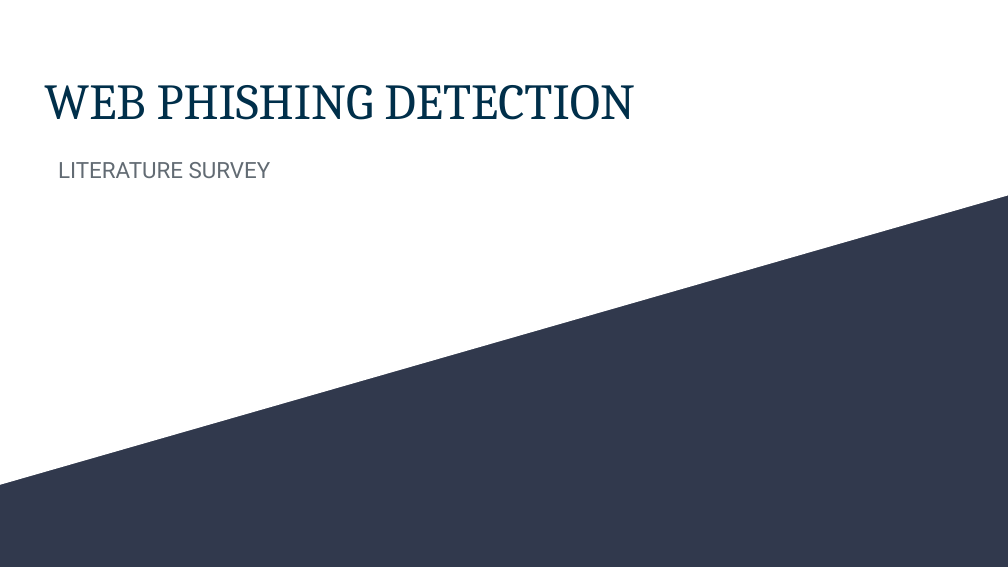
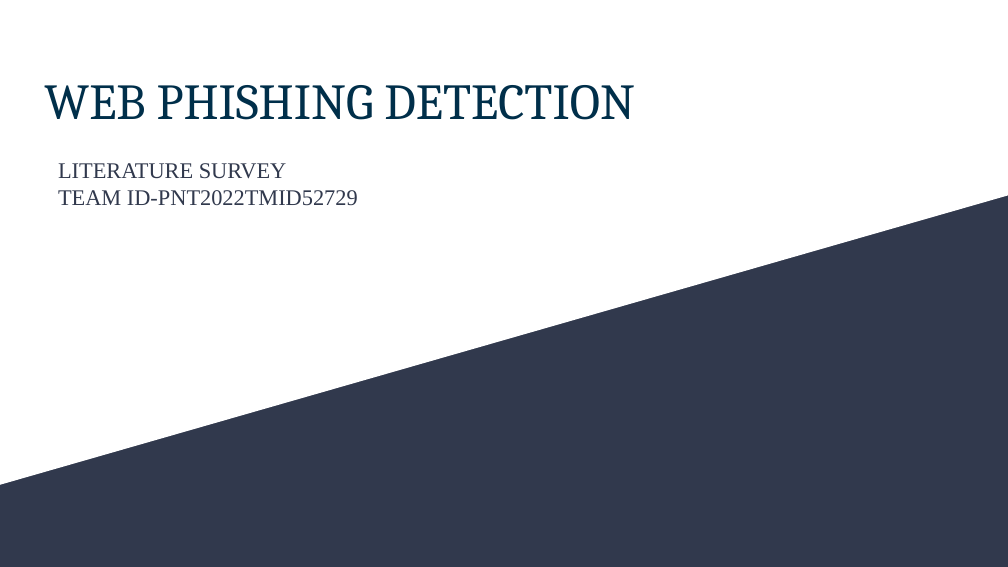
Before and after one commit to IBM-EPBL/IBM-Project-13427-1659518351, a slide deck: slide 1 of Pre-development Phase/Ideation phase/literature survey/Literature survey(WEB PHISHING).pptx. Drawn at 1008x567 pixels with LibreOffice and Linux fonts; fonts in the diff are those of the drawing. Boxes give left, top, right and bottom in pixels: in the first picture for what was removed or moved away, otherwise in the second. Text is boxed around its words. In the diff, an @@ line names an element or a change of style, - is before the commit and + after.

```diff
--- a/Pre-development Phase/Ideation phase/literature survey/Literature survey(WEB PHISHING).pptx
+++ b/Pre-development Phase/Ideation phase/literature survey/Literature survey(WEB PHISHING).pptx
@@ subtitle at <box>58,163,287,179</box>: font Roboto to Times New Roman, text colour #626B73 to #31394D in "LITERATURE SURVEY" @@
@@ subtitle at <box>58,190,358,206</box>: paragraph added @@
+TEAM ID-PNT2022TMID52729
```
Also in this commit, not shown: 10 other slides changed.
